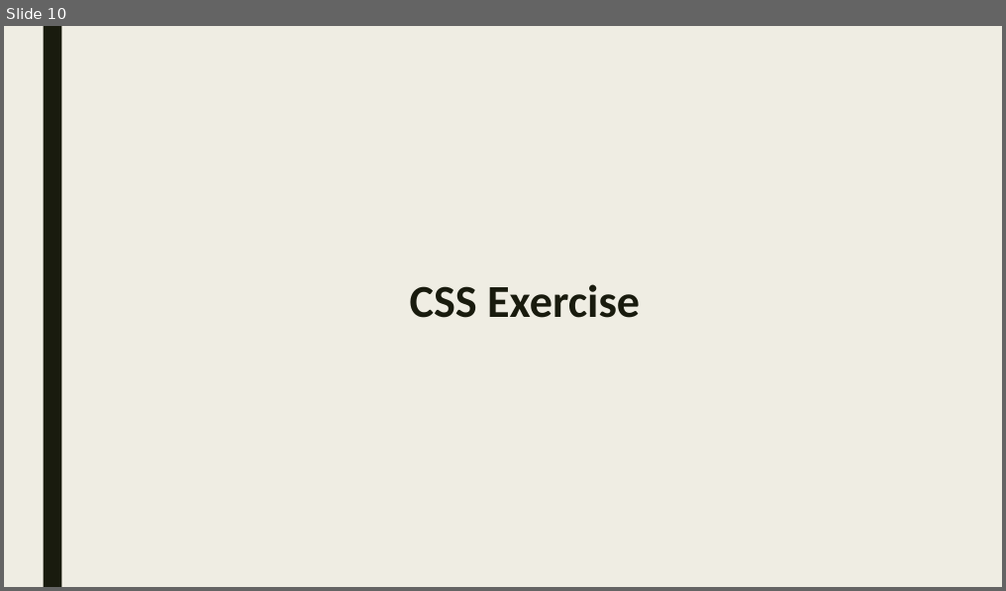
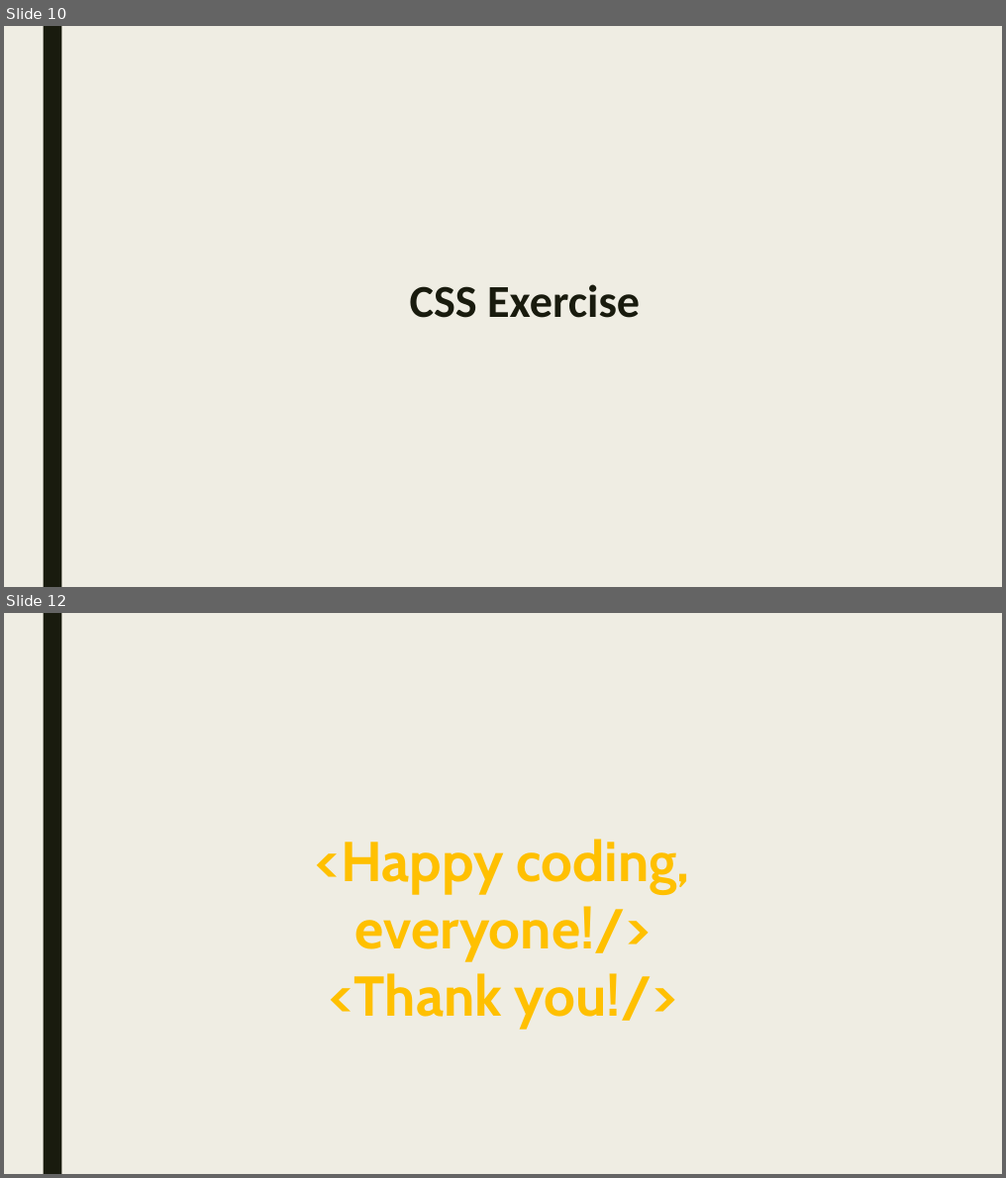
Before and after one commit to sayyidkhan/web_intro_2022, a slide deck: 2_CSS.pptx. Shown one above the other, each under a label of ours: slide 10 before the commit, slides 10 and 12 after it; the slides between them are not shown. The pictures are 1006x591 and 1006x1178 pixels, drawn with LibreOffice and Linux fonts; fonts in the diff are those of the drawing. Boxes give left, top, right and bottom in pixels: in the first picture for what was removed or moved away, otherwise in the second. Text is boxed around its words. In the diff, an @@ line names an element or a change of style, - is before the commit and + after.

```diff
--- a/2_CSS.pptx
+++ b/2_CSS.pptx
@@ slide 12 added at (x1=4, y1=613, x2=1002, y2=1174), background #EFEDE3; not listed: 1 template element that a slide beside it also shows @@
@@ text added at (x1=316, y1=839, x2=690, y2=1029), 54 pt, text #FFC000, bold @@
+<Happy coding, everyone!/>
+<Thank you!/>
```
Also in this commit, not shown: 1 slide changed, 6 other files.
